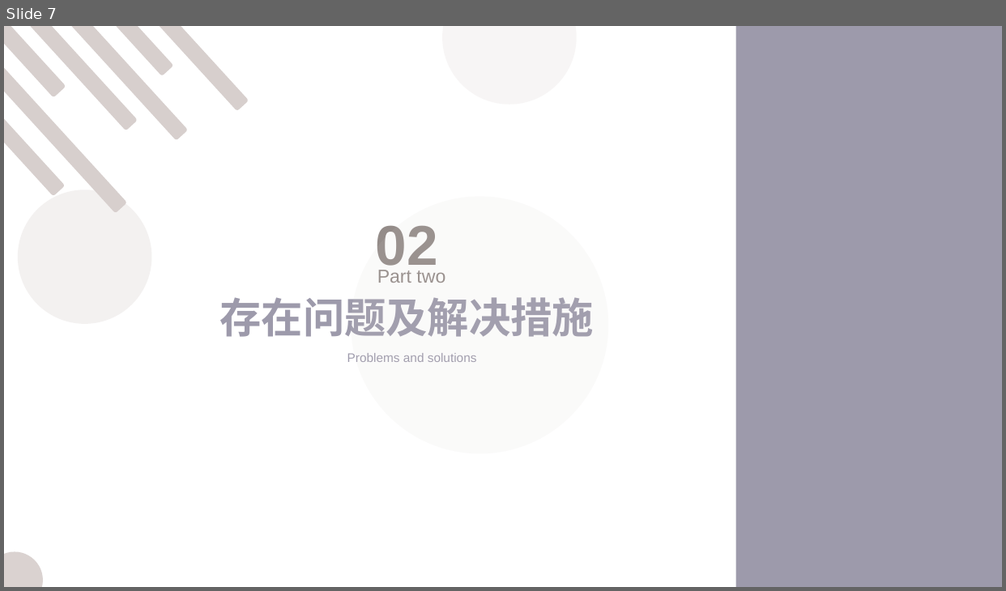
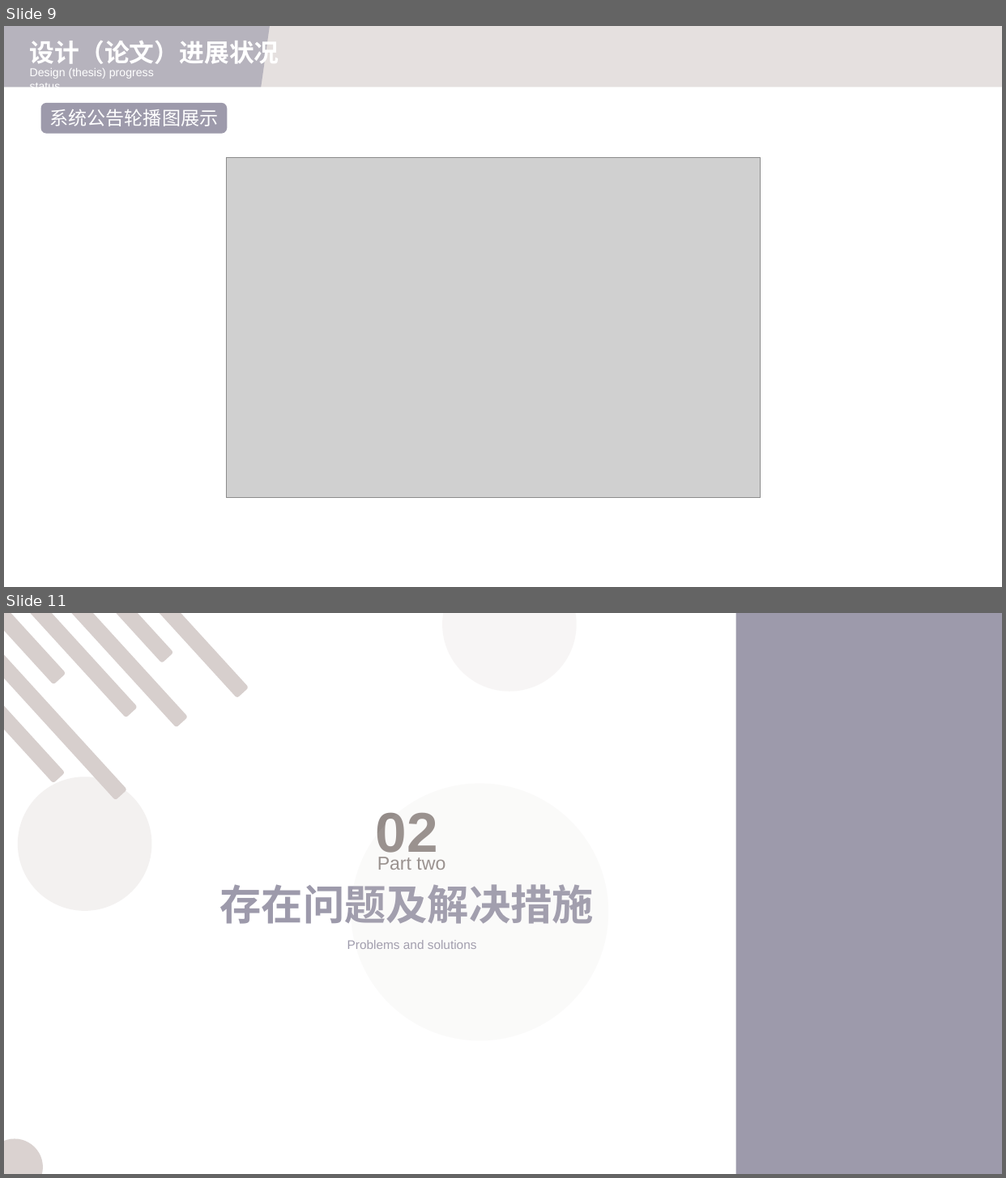
Before and after one commit to JoyJeeo/-, a slide deck: ME/中期答辩/2020032951 张宇涛 中期答辩资料/2020032951 张宇涛 中期答辩.pptx. Shown one above the other, each under a label of ours: slide 7 before the commit, slides 9 and 11 after it; the slides between them are not shown. The pictures are 1006x591 and 1006x1178 pixels, drawn with LibreOffice and Linux fonts; fonts in the diff are those of the drawing; grey boxes stand for pictures. Boxes give left, top, right and bottom in pixels: in the first picture for what was removed or moved away, otherwise in the second. Text is boxed around its words. In the diff, an @@ line names an element or a change of style, - is before the commit and + after.

```diff
--- a/ME/中期答辩/2020032951 张宇涛 中期答辩资料/2020032951 张宇涛 中期答辩.pptx
+++ b/ME/中期答辩/2020032951 张宇涛 中期答辩资料/2020032951 张宇涛 中期答辩.pptx
@@ slide 9 added at bbox=[4, 26, 1002, 587], background #FFFFFF @@
@@ group added at bbox=[4, 26, 1002, 88]: 2 texts, 1 rectangle, 1 freeform shape @@
+设计（论文）进展状况
+Design (thesis) progress status
@@ rounded rectangle added at bbox=[41, 103, 226, 133], fill #9D9AAB, outline #9D9AAB 1 pt @@
@@ text added at bbox=[49, 109, 218, 126], 18 pt, text #FFFFFF @@
+系统公告轮播图展示
@@ picture added at bbox=[226, 158, 760, 498] @@
@@ what was slide 7 is now slide 11 @@
```
Also in this commit, not shown: 3 other slides added, 3 other files.
